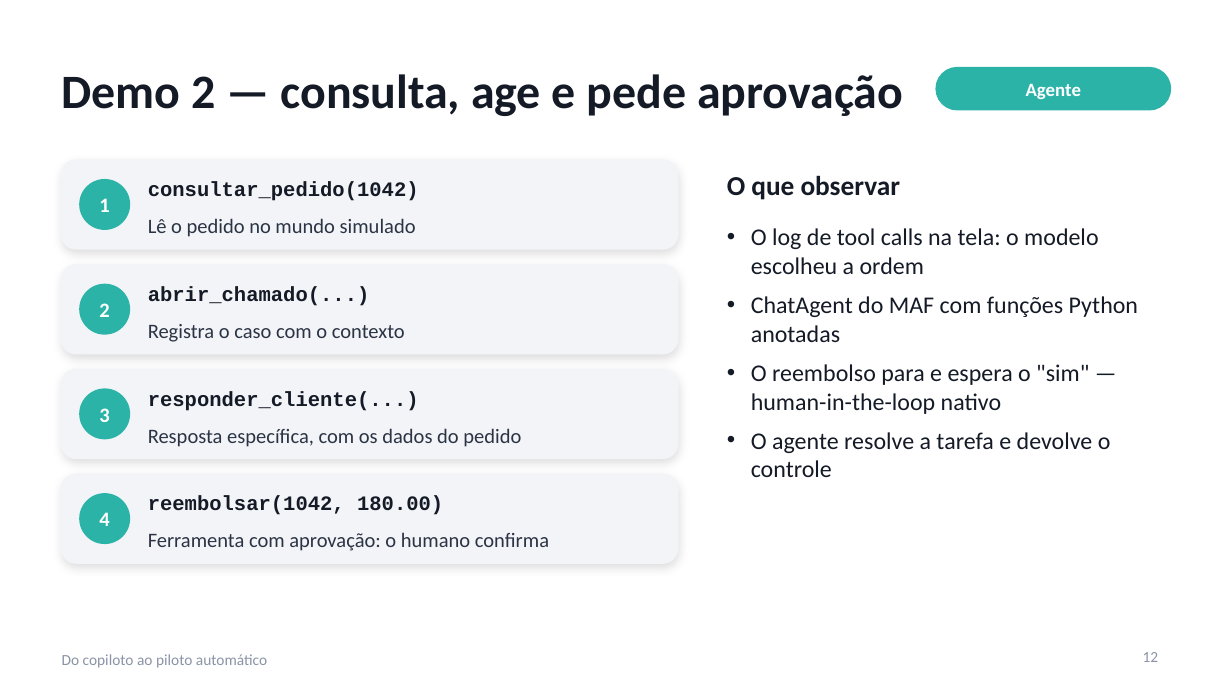
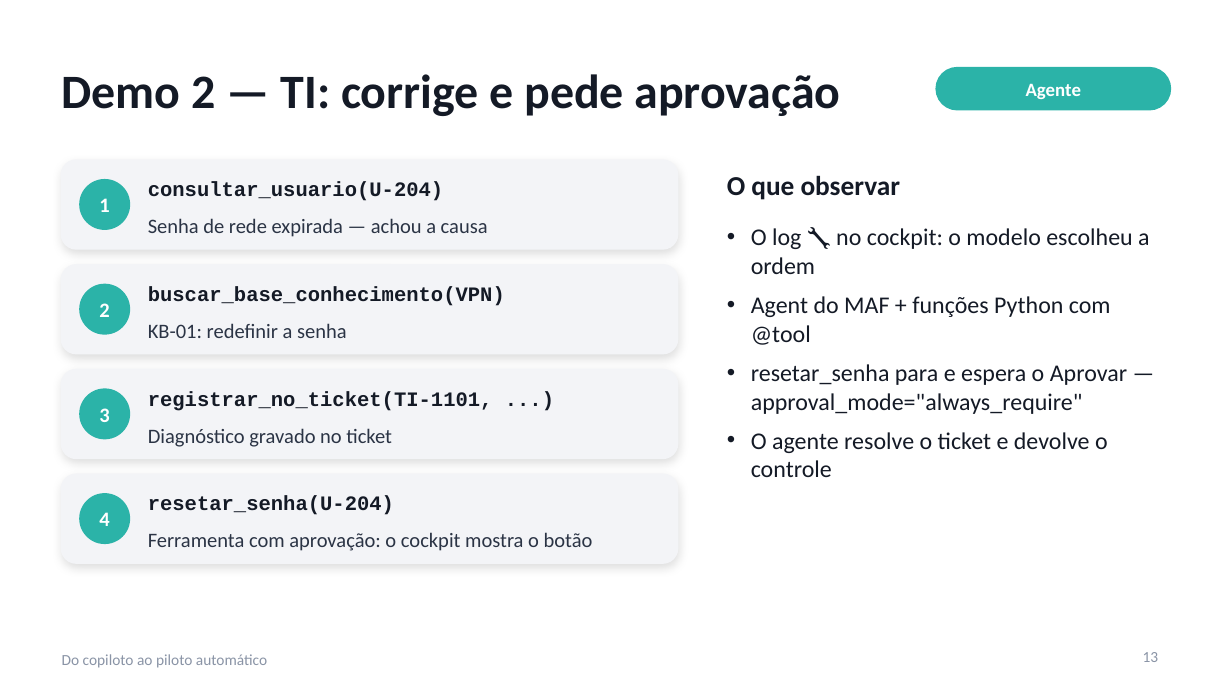
Before and after one commit to hsouzaeduardo/copiloto-piloto-automatico, a slide deck: slide 13 of slides/do-copiloto-ao-piloto-automatico.pptx (slide 12 before the commit). Drawn at 1232x693 pixels with LibreOffice and Linux fonts; fonts in the diff are those of the drawing. Boxes give left, top, right and bottom in pixels: in the first picture for what was removed or moved away, otherwise in the second. Text is boxed around its words. In the diff, an @@ line names an element or a change of style, - is before the commit and + after.

```diff
--- a/slides/do-copiloto-ao-piloto-automatico.pptx
+++ b/slides/do-copiloto-ao-piloto-automatico.pptx
@@ title at [62, 74, 841, 116]: text changed @@
-Demo 2 — consulta, age e pede aprovação
+Demo 2 — TI: corrige e pede aprovação
@@ text at [148, 182, 443, 201]: text changed @@
-consultar_pedido(1042)
+consultar_usuario(U-204)
@@ text at [148, 218, 488, 237]: text changed @@
-Lê o pedido no mundo simulado
+Senha de rede expirada — achou a causa
@@ text at [751, 228, 1149, 477]: text changed @@
-• O log de tool calls na tela: o modelo escolheu a ordem
-• ChatAgent do MAF com funções Python anotadas
-• O reembolso para e espera o "sim" — human-in-the-loop nativo
-• O agente resolve a tarefa e devolve o controle
+• O log 🔧 no cockpit: o modelo escolheu a ordem
+• Agent do MAF + funções Python com @tool
+• resetar_senha para e espera o Aprovar — approval_mode="always_require"
+• O agente resolve o ticket e devolve o controle
@@ text at [148, 286, 505, 306]: text changed @@
-abrir_chamado(...)
+buscar_base_conhecimento(VPN)
@@ text at [148, 323, 347, 338]: text changed @@
-Registra o caso com o contexto
+KB-01: redefinir a senha
@@ text at [148, 391, 493, 411]: text changed @@
-responder_cliente(...)
+registrar_no_ticket(TI-1101, ...)
@@ text at [148, 428, 392, 447]: text changed @@
-Resposta específica, com os dados do pedido
+Diagnóstico gravado no ticket
@@ text at [148, 496, 394, 515]: text changed @@
-reembolsar(1042, 180.00)
+resetar_senha(U-204)
@@ text at [148, 532, 593, 551]: text changed @@
-Ferramenta com aprovação: o humano confirma
+Ferramenta com aprovação: o cockpit mostra o botão
@@ page number at [1143, 652, 1159, 662]: text changed @@
-12
+13
```
Also in this commit, not shown: 4 other slides changed, 4 slides added, 1 slide removed.
